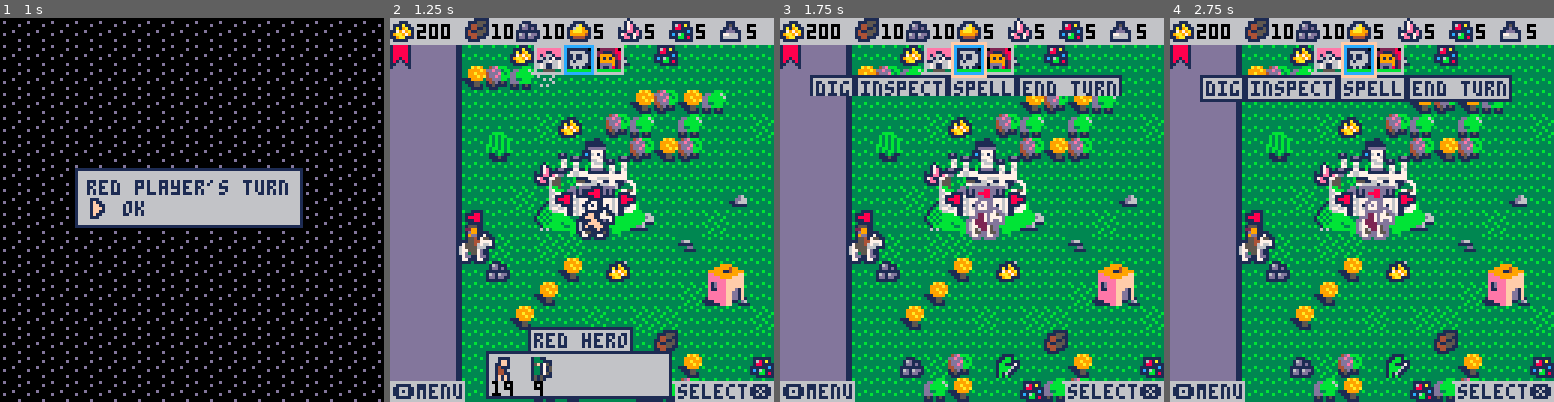
Above: before the commit, frames 1-4 (left to right).
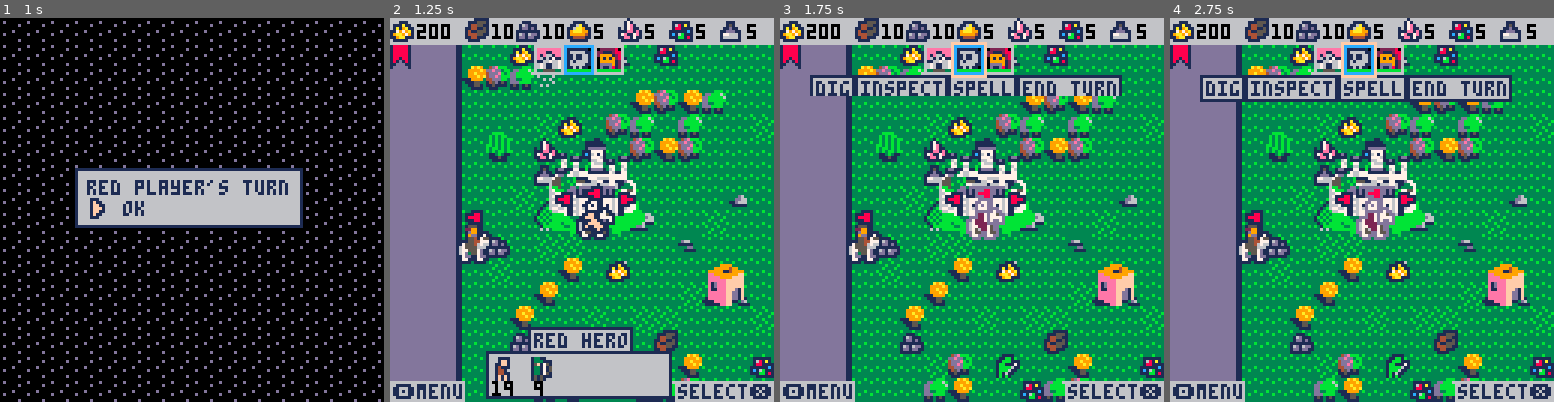
Above: after the commit, the same moments.

Repository: pvan/pico8
Game: PICO-8 cartridge heroes.p8
Two runs of this game, one before a commit and one after it. Both use one fixed random seed, a clock stepped at 60 frames per second and the inputs below.
Inputs:
- Up to frame 1 (1 s): tap X (X key) at 0.33 s; tap O (Z key) at 0.7 s
- Up to frame 2 (1.25 s): tap X (X key) at 1.07 s
- Up to frame 3 (1.75 s): hold Right from 1.6 s (still down); tap O (Z key) at 1.7 s
- Up to frame 4 (2.75 s): tap X (X key) at 1.85 s; release Right at 2.1 s; tap O (Z key) at 2.1, 2.5 s; hold Up 2.15-2.42 s; hold Right from 2.47 s (still down)

Frame 1 is identical in both runs. In frame 2, 1.1% of the frame differs, in the area x 25-44%, y 31-87%; in frame 3, 1.5%, in the area x 25-44%, y 31-94%; in frame 4, 1.5%.

Commit message:
heroes: fix picking up items next to castles
if obj was placed before castle, the mapobj would get set to nil
because our old method would set mapobj for everything
and then treat the castle wings as a special case and set mapobj to nil
(overridding anything that was already placed there)

instead, we now only set mapobj (and i2col) if not the castle wings

Diff:
--- a/heroes.p8
+++ b/heroes.p8
@@ -271,6 +271,9 @@
 	spawn("gold",7,16)
 	spawn("gold",8,16)
 	spawn("gold",6,10)
+
+	--above gold near gobs
+	spawn("mercury",3,6)
 
 	--above gold near gobs
 	spawn("gems",7,15)
@@ -1168,36 +1171,41 @@
       x==it.x+it.hot[1] and
       y==it.y+it.hot[2]
 
-    --map of objects
-    s(mapobj,p,it)
 
     --map of hot spots
     if is_hotspot then
      i2hot[i]=true
     end
 
-    --set all as solid col
-    --except hot spot and mobs
-    if not is_hotspot
-    and it.type!="mob"
+
+    --special case for castle wings
+    if it.type=="castle" and
+      ((cx==0 and cy==0) or
+       (cx==4 and cy==0))
     then
-     i2col[i]=true
+--     i2col[i]=nil
+--     s(mapobj,p,nil)
+    else
+
+	    --map of objects
+	    s(mapobj,p,it)
+
+	    --set all as solid col
+	    --except hot spot and mobs
+	    if not is_hotspot
+	    and it.type!="mob"
+	    then
+	     i2col[i]=true
+	    end
+
     end
+
 
     --treasure is solid
     --even on hotspot
     --(todo: cleaner way?)
     if it.type=="treasure" then
      i2col[i]=true
-    end
-
-    --special case for castle wings
-    if it.type=="castle" and
-      ((cx==0 and cy==0) or
-       (cx==4 and cy==0))
-    then
-     i2col[i]=nil
-     s(mapobj,p,nil)
     end
 
     if it.type=="mob" then
